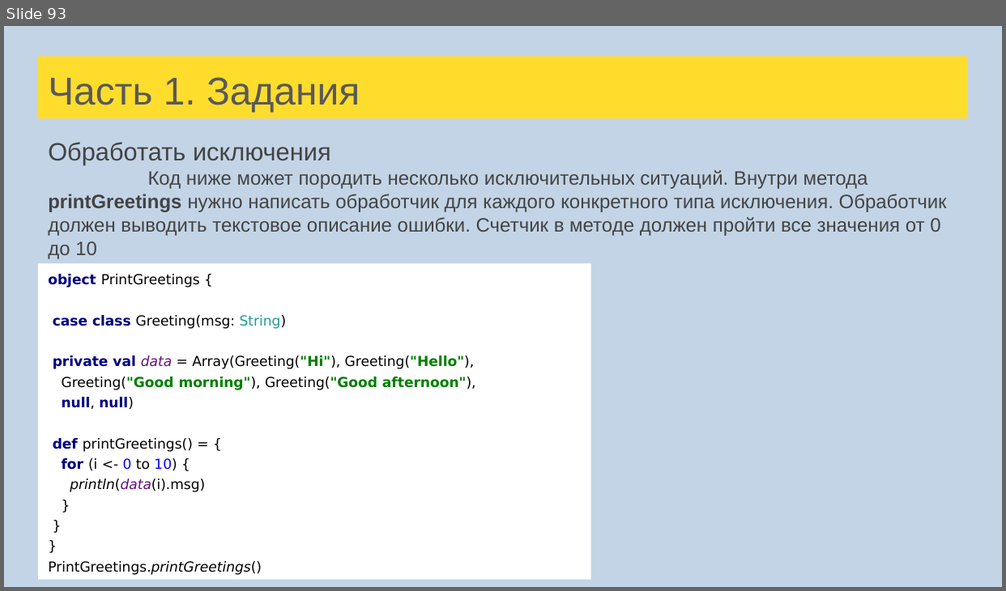
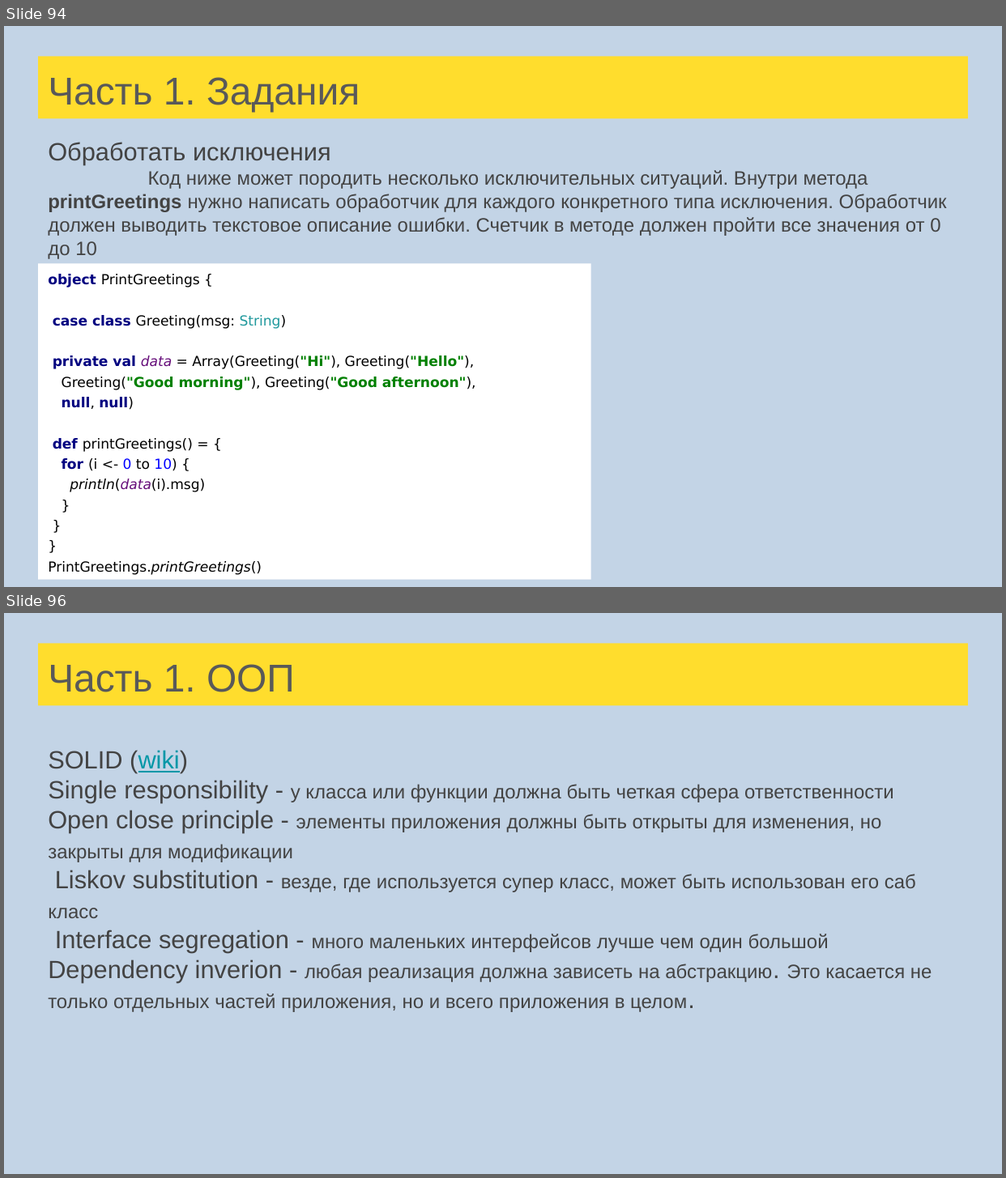
Before and after one commit to tralfamadore/ScalaLectures, a slide deck: src/main/resources/Лекции Scala для FinTech.pptx. Shown one above the other, each under a label of ours: slide 93 before the commit, slides 94 and 96 after it; the slides between them are not shown. The pictures are 1006x591 and 1006x1178 pixels, drawn with LibreOffice and Linux fonts; fonts in the diff are those of the drawing. Boxes give left, top, right and bottom in pixels: in the first picture for what was removed or moved away, otherwise in the second. Text is boxed around its words. In the diff, an @@ line names an element or a change of style, - is before the commit and + after.

```diff
--- a/src/main/resources/Лекции Scala для FinTech.pptx
+++ b/src/main/resources/Лекции Scala для FinTech.pptx
@@ slide 96 added at <box>4,613,1002,1174</box>, background #C3D4E6 @@
@@ title added at <box>38,643,968,706</box>, fill #FFDD2D, 28 pt, text #595959 @@
+Часть 1. ООП
@@ text added at <box>48,750,932,1012</box>, 14 pt, text #434343 @@
+SOLID (wiki)
+Single responsibility - у класса или функции должна быть четкая сфера ответственности
+Open close principle - элементы приложения должны быть открыты для изменения, но закрыты для модификации
+Liskov substitution - везде, где используется супер класс, может быть использован его саб класс
+Interface segregation - много маленьких интерфейсов лучше чем один большой
+Dependency inverion - любая реализация должна зависеть на абстракцию. Это касается не только отдельных частей приложения, но и всего приложения в целом.
@@ what was slide 93 is now slide 94 @@
```
Also in this commit, not shown: 4 slides changed, 4 other slides added, 1 other file.
